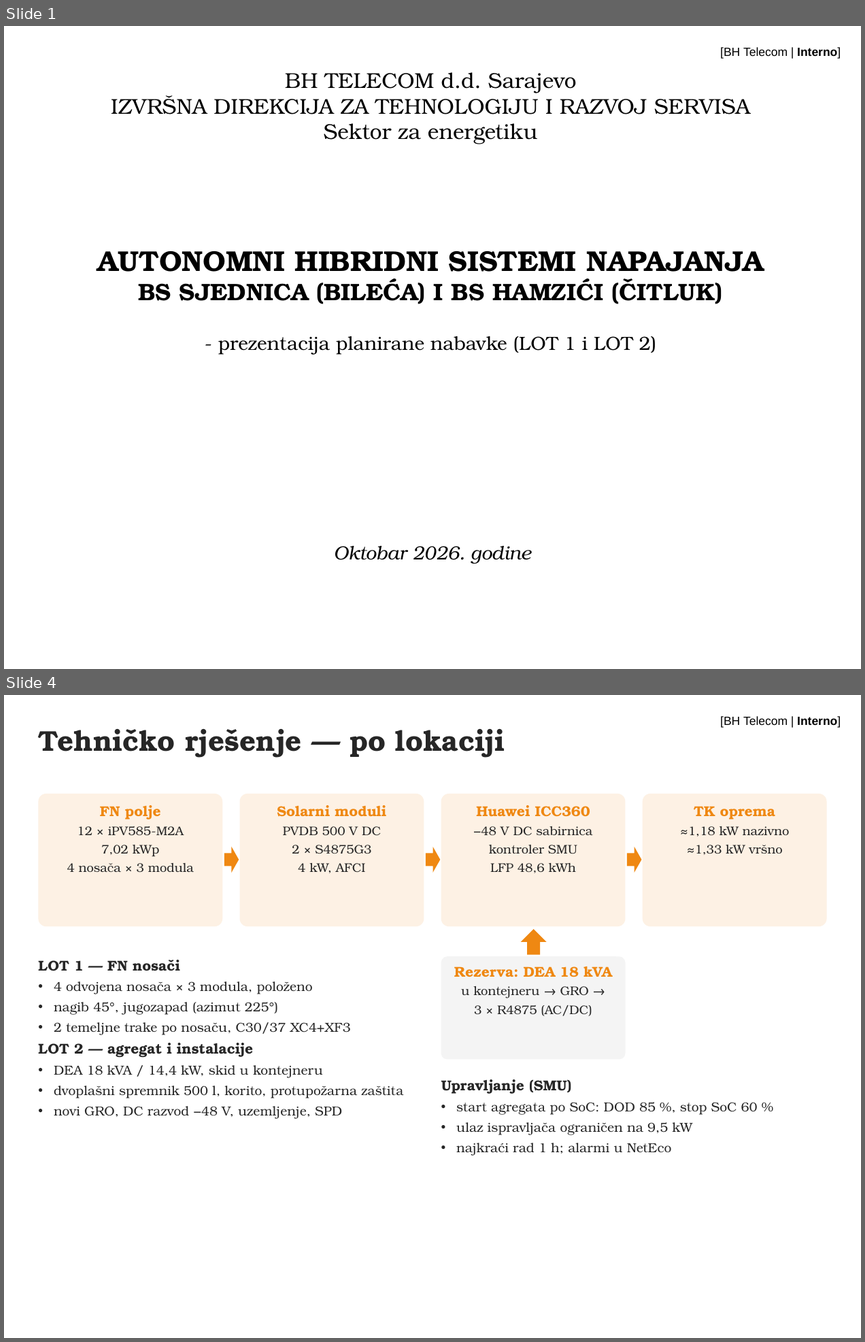
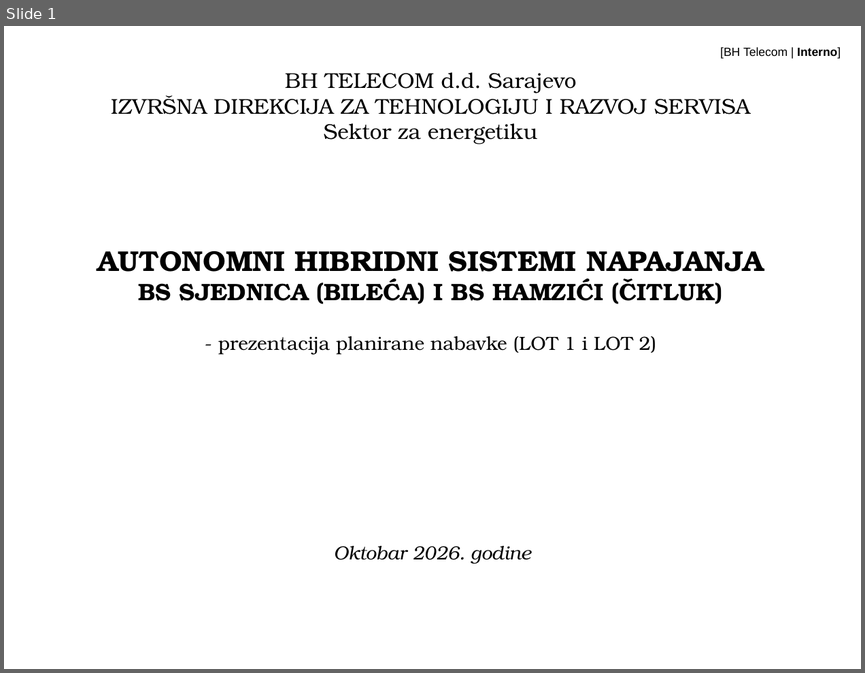
Before and after one commit to ruledicaprio/solar-rfp-engine, a slide deck: rfp-hybrid-solar-td/TD-OUTPUT/5. Prezentacija planirane nabavke - hibridni sistemi BS Sjednica i BS Hamzići.pptx. Shown one above the other, each under a label of ours: slides 1 and 4 before the commit, slide 1 after it; the slides between them are not shown. The pictures are 865x1342 and 865x673 pixels, drawn with LibreOffice and Linux fonts; fonts in the diff are those of the drawing; background and template pictures are left out. Boxes give left, top, right and bottom in pixels: in the first picture for what was removed or moved away, otherwise in the second. Text is boxed around its words. In the diff, an @@ line names an element or a change of style, - is before the commit and + after.

Commit message:
Prezentacija skraćena na 6 slajdova
Naslovni, opis investicije i postojeće stanje, tehničko rješenje i predmet
nabavke, predračunska vrijednost i dinamika, postupak od objave do ugovora,
HVALA NA PAŽNJI. Uslovi za ponuđače, primopredaja i rizici prešli u bilješke.

```diff
--- a/rfp-hybrid-solar-td/TD-OUTPUT/5. Prezentacija planirane nabavke - hibridni sistemi BS Sjednica i BS Hamzići.pptx
+++ b/rfp-hybrid-solar-td/TD-OUTPUT/5. Prezentacija planirane nabavke - hibridni sistemi BS Sjednica i BS Hamzići.pptx
@@ slide 4 removed at [4,695,861,1338], background #FFFFFF; not listed: 1 template element that a slide beside it also shows @@
@@ text removed at [38,729,504,758] @@
-Tehničko rješenje — po lokaciji
@@ rounded rectangle removed at [38,794,222,926] @@
@@ rounded rectangle removed at [239,794,424,926] @@
@@ rounded rectangle removed at [441,794,626,926] @@
@@ rounded rectangle removed at [643,794,827,926] @@
@@ text removed at [67,805,194,872] @@
-FN polje
-12 × iPV585-M2A
-7,02 kWp
-4 nosača × 3 modula
@@ text removed at [277,805,386,873] @@
-Solarni moduli
-PVDB 500 V DC
-2 × S4875G3
-4 kW, AFCI
@@ text removed at [473,805,592,873] @@
-Huawei ICC360
-−48 V DC sabirnica
-kontroler SMU
-LFP 48,6 kWh
@@ text removed at [680,806,789,855] @@
-TK oprema
-≈1,18 kW nazivno
-≈1,33 kW vršno
@@ right arrow removed at [224,847,239,872] @@
@@ right arrow removed at [426,847,440,872] @@
@@ right arrow removed at [627,847,641,872] @@
@@ up arrow removed at [521,929,547,955] @@
@@ text removed at [38,960,403,1119] @@
-LOT 1 — FN nosači
-• 4 odvojena nosača × 3 modula, položeno
-• nagib 45°, jugozapad (azimut 225°)
-• 2 temeljne trake po nosaču, C30/37 XC4+XF3
-LOT 2 — agregat i instalacije
-• DEA 18 kVA / 14,4 kW, skid u kontejneru
-• dvoplašni spremnik 500 l, korito, protupožarna zaštita
-• novi GRO, DC razvod −48 V, uzemljenje, SPD
@@ rounded rectangle removed at [441,956,626,1059] @@
@@ text removed at [454,966,612,1016] @@
-Rezerva: DEA 18 kVA
-u kontejneru → GRO →
-3 × R4875 (AC/DC)
@@ text removed at [441,1079,757,1155] @@
-Upravljanje (SMU)
-• start agregata po SoC: DOD 85 %, stop SoC 60 %
-• ulaz ispravljača ograničen na 9,5 kW
-• najkraći rad 1 h; alarmi u NetEco
```
Also in this commit, not shown: 1 slide changed, 2 slides added, 10 other slides removed, 1 other file.
